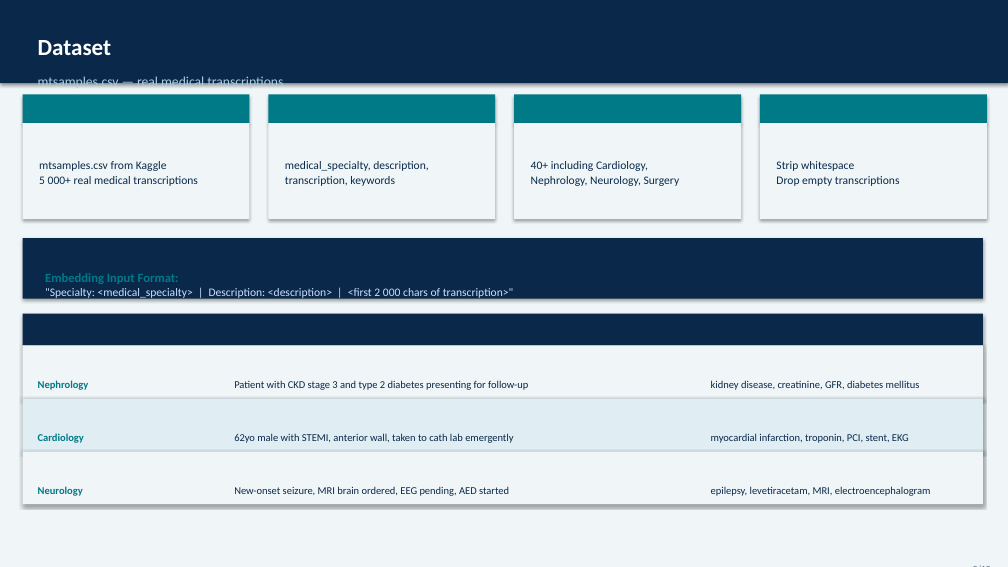
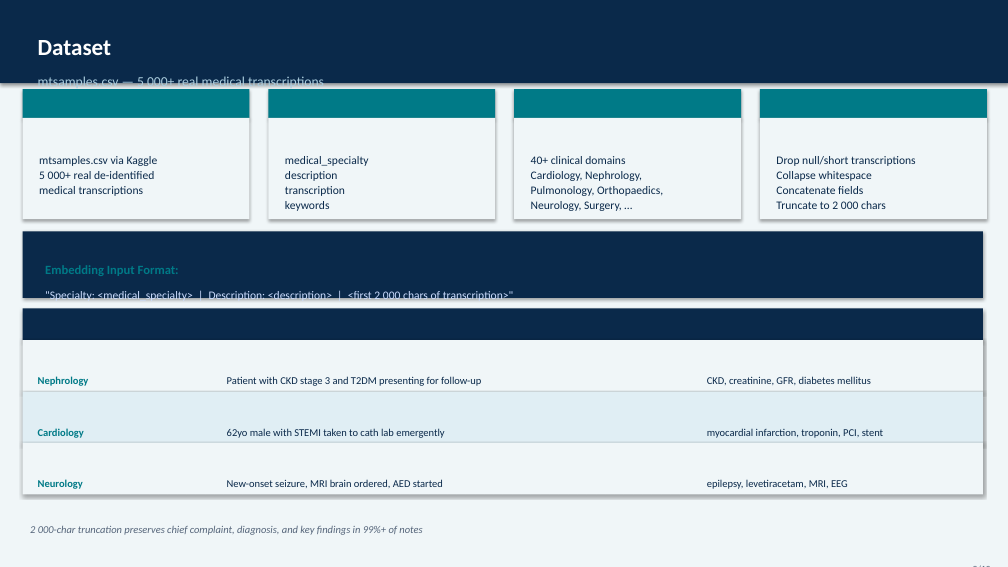
Before and after one commit to skunpoj/clinic, a slide deck: slide 3 of Clinical_Note_Retrieval_Exam.pptx. Drawn at 1008x567 pixels with LibreOffice and Linux fonts; fonts in the diff are those of the drawing. Boxes give left, top, right and bottom in pixels: in the first picture for what was removed or moved away, otherwise in the second. Text is boxed around its words. In the diff, an @@ line names an element or a change of style, - is before the commit and + after.

```diff
--- a/Clinical_Note_Retrieval_Exam.pptx
+++ b/Clinical_Note_Retrieval_Exam.pptx
@@ text at (38, 75, 324, 91): text changed @@
-mtsamples.csv — real medical transcriptions
+mtsamples.csv — 5 000+ real medical transcriptions
@@ rectangle: place and size @@
-rectangle at (23, 123, 250, 219)
+rectangle at (23, 118, 250, 219)
@@ rectangle: place and size @@
-rectangle at (268, 123, 495, 219)
+rectangle at (268, 118, 495, 219)
@@ rectangle: place and size @@
-rectangle at (514, 123, 741, 219)
+rectangle at (514, 118, 741, 219)
@@ rectangle: place and size @@
-rectangle at (760, 123, 987, 219)
+rectangle at (760, 118, 987, 219)
@@ text at (39, 156, 158, 196): text changed @@
-mtsamples.csv from Kaggle
-5 000+ real medical transcriptions
+mtsamples.csv via Kaggle
+5 000+ real de-identified
+medical transcriptions
@@ text at (285, 156, 369, 211): text changed @@
-medical_specialty, description,
-transcription, keywords
+medical_specialty
+description
+transcription
+keywords
@@ text at (531, 156, 663, 211): text changed @@
-40+ including Cardiology,
-Nephrology, Neurology, Surgery
+40+ clinical domains
+Cardiology, Nephrology,
+Pulmonology, Orthopaedics,
+Neurology, Surgery, …
@@ text at (776, 156, 916, 209): text changed @@
-Strip whitespace
-Drop empty transcriptions
+Drop null/short transcriptions
+Collapse whitespace
+Concatenate fields
+Truncate to 2 000 chars
@@ rectangle: place and size @@
-rectangle at (23, 238, 983, 299)
+rectangle at (23, 231, 983, 298)
@@ text ""Specialty: <medical_specialty> | Description: <description> ...": place and size @@
-text ""Specialty: <medical_specialty> | Description: <description> ..." at (45, 273, 513, 300)
+text ""Specialty: <medical_specialty> | Description: <description> ..." at (45, 290, 513, 303)
@@ text added at (45, 265, 179, 276), 12 pt, text #007A87, bold @@
+Embedding Input Format:
@@ text at (45, 273, 179, 284): paragraph removed @@
-Embedding Input Format:
@@ text "Nephrology": place and size @@
-text "Nephrology" at (38, 380, 89, 390)
+text "Nephrology" at (38, 376, 89, 386)
@@ text at (227, 376, 481, 386): text changed @@
-Patient with CKD stage 3 and type 2 diabetes presenting for follow-up
+Patient with CKD stage 3 and T2DM presenting for follow-up
@@ text at (707, 376, 871, 385): text changed @@
-kidney disease, creatinine, GFR, diabetes mellitus
+CKD, creatinine, GFR, diabetes mellitus
@@ 7 rectangles, 5 texts: place and size @@
-7 rectangles, 5 texts at (23, 95, 987, 451)
+7 rectangles, 5 texts at (23, 89, 987, 443)
@@ text "Cardiology": place and size @@
-text "Cardiology" at (38, 433, 84, 443)
+text "Cardiology" at (38, 428, 84, 438)
@@ rectangle: place and size @@
-rectangle at (23, 451, 983, 504)
+rectangle at (23, 443, 983, 495)
@@ text at (227, 428, 444, 438): text changed @@
-62yo male with STEMI, anterior wall, taken to cath lab emergently
+62yo male with STEMI taken to cath lab emergently
@@ text at (707, 428, 883, 438): text changed @@
-myocardial infarction, troponin, PCI, stent, EKG
+myocardial infarction, troponin, PCI, stent
@@ text "Neurology": place and size @@
-text "Neurology" at (38, 486, 83, 496)
+text "Neurology" at (38, 479, 83, 489)
@@ text at (227, 479, 443, 488): text changed @@
-New-onset seizure, MRI brain ordered, EEG pending, AED started
+New-onset seizure, MRI brain ordered, AED started
@@ text at (707, 480, 848, 489): text changed @@
-epilepsy, levetiracetam, MRI, electroencephalogram
+epilepsy, levetiracetam, MRI, EEG
@@ text added at (30, 526, 422, 535), 10 pt, text #55657A, italic @@
+2 000-char truncation preserves chief complaint, diagnosis, and key findings in 99%+ of notes
```
Also in this commit, not shown: 9 other slides changed, 2 other files.
